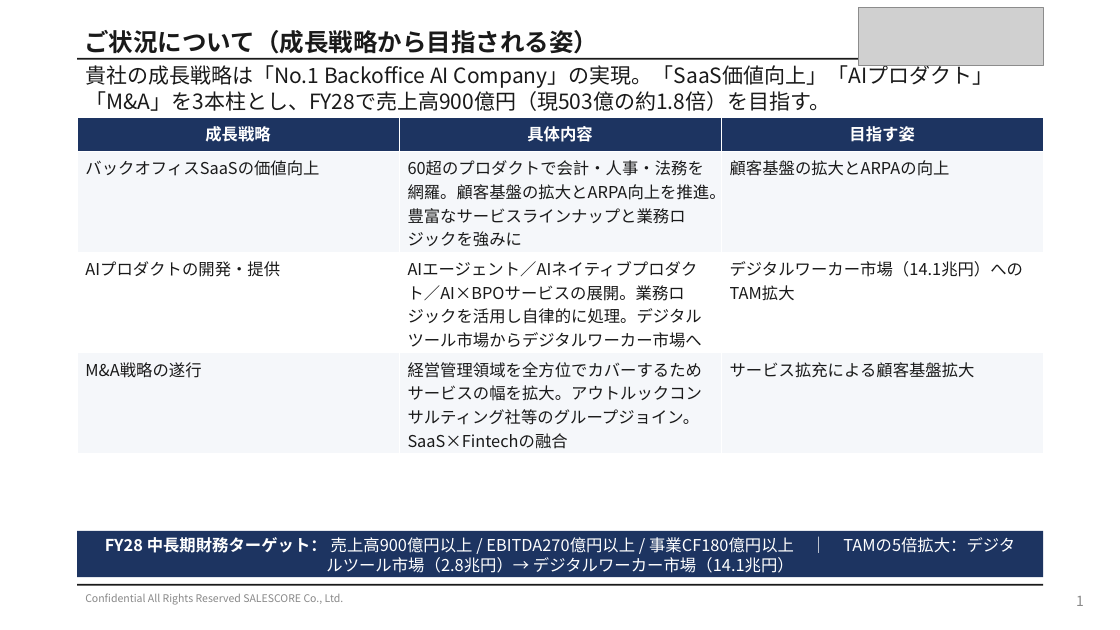
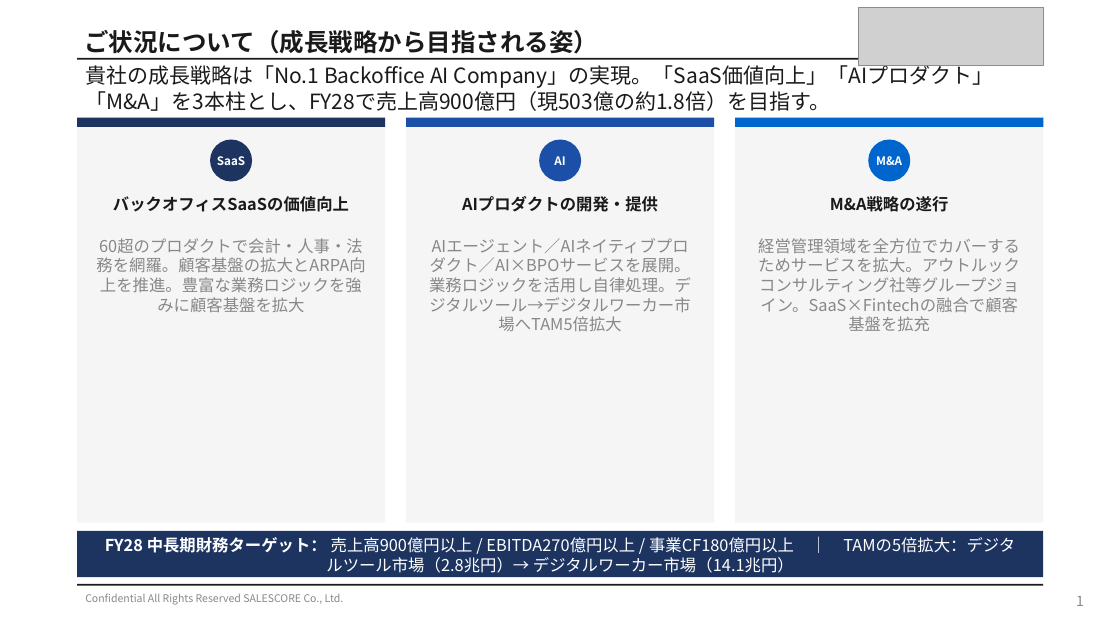
Before and after one commit to shintanagami-netizen/-, a slide deck: slide 1 of slides_p10_p12.pptx. Drawn at 1120x630 pixels with LibreOffice and Linux fonts; fonts in the diff are those of the drawing; grey boxes stand for pictures. Boxes give left, top, right and bottom in pixels: in the first picture for what was removed or moved away, otherwise in the second. Text is boxed around its words. In the diff, an @@ line names an element or a change of style, - is before the commit and + after.

```diff
--- a/slides_p10_p12.pptx
+++ b/slides_p10_p12.pptx
@@ table removed at (77,118,1043,454), 4 rows, 3 columns @@
-成長戦略 | 具体内容 | 目指す姿
-バックオフィスSaaSの価値向上 | 60超のプロダクトで会計・人事・法務を網羅。顧客基盤の拡大とARPA向上を推進。豊富なサービスラインナップと業務ロジックを強みに | 顧客基盤の拡大とARPAの向上
-AIプロダクトの開発・提供 | AIエージェント／AIネイティブプロダクト／AI×BPOサービスの展開。業務ロジックを活用し自律的に処理。デジタルツール市場からデジタルワーカー市場へ | デジタルワーカー市場（14.1兆円）へのTAM拡大
-M&A戦略の遂行 | 経営管理領域を全方位でカバーするためサービスの幅を拡大。アウトルックコンサルティング社等のグループジョイン。SaaS×Fintechの融合 | サービス拡充による顧客基盤拡大
@@ rectangle added at (77,118,386,523), fill #F5F5F5 @@
@@ rectangle added at (77,118,386,127), fill #1D3461 @@
@@ rectangle added at (406,118,714,523), fill #F5F5F5 @@
@@ rectangle added at (406,118,714,127), fill #1B4FA8 @@
@@ rectangle added at (735,118,1044,523), fill #F5F5F5 @@
@@ rectangle added at (735,118,1044,127), fill #0066CD @@
@@ ellipse added at (210,139,252,181), fill #1D3461, 10 pt, text #FFFFFF, bold @@
+SaaS
@@ ellipse added at (539,139,581,181), fill #1B4FA8, 10 pt, text #FFFFFF, bold @@
+AI
@@ ellipse added at (868,139,910,181), fill #0066CD, 10 pt, text #FFFFFF, bold @@
+M&A
@@ text added at (113,196,349,212), 14 pt, text #1A1A1A, bold @@
+バックオフィスSaaSの価値向上
@@ text added at (462,196,658,212), 14 pt, text #1A1A1A, bold @@
+AIプロダクトの開発・提供
@@ text added at (830,196,948,212), 14 pt, text #1A1A1A, bold @@
+M&A戦略の遂行
@@ text added at (96,238,365,312), 14 pt, text #888888 @@
+60超のプロダクトで会計・人事・法務を網羅。顧客基盤の拡大とARPA向上を推進。豊富な業務ロジックを強みに顧客基盤を拡大
@@ text added at (429,238,691,331), 14 pt, text #888888 @@
+AIエージェント／AIネイティブプロダクト／AI×BPOサービスを展開。業務ロジックを活用し自律処理。デジタルツール→デジタルワーカー市場へTAM5倍拡大
@@ text added at (758,238,1020,312), 14 pt, text #888888 @@
+経営管理領域を全方位でカバーするためサービスを拡大。アウトルックコンサルティング社等グループジョイン。SaaS×Fintechの融合で顧客基盤を拡充
```
Also in this commit, not shown: 1 other slide changed, 1 other file.
